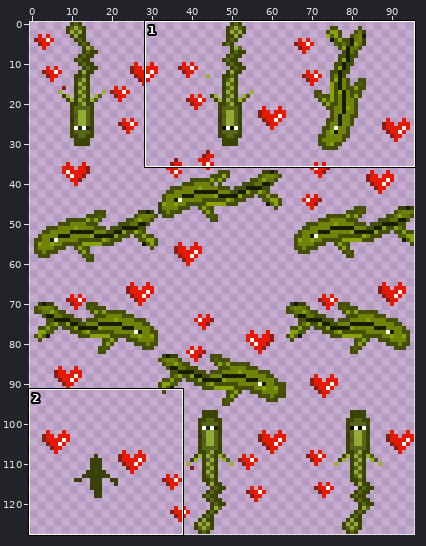
Sprite sheet, stored at public/assets/player.png. Above: a wide view before the commit, with the close-up outlined.
Close-up. Before:
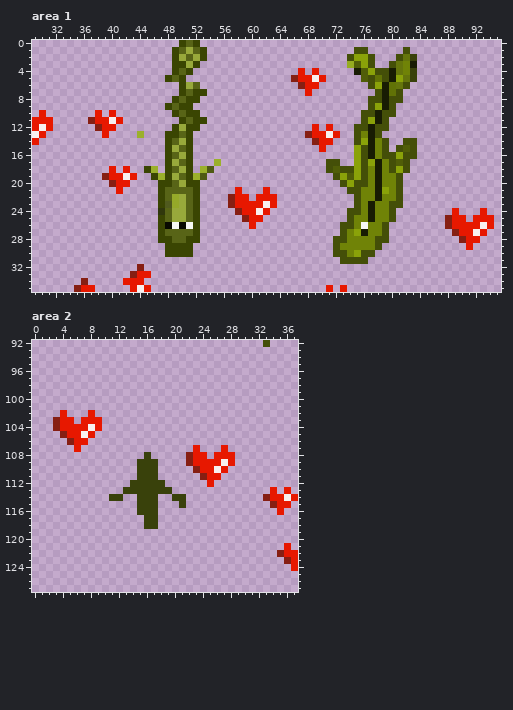
The file is 96x128 pixels. Colours within 5 levels of each other are drawn and written as one. Shown: area 1: x 29..95, y 0..35; area 2: x 0..37, y 92..127.
New version:
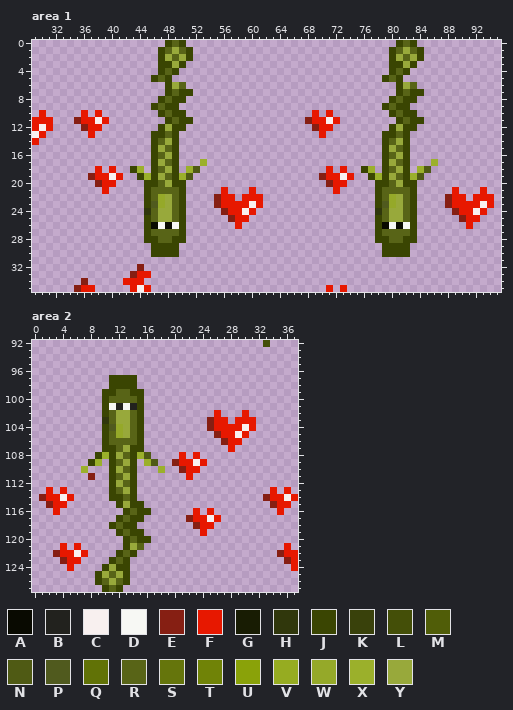
Palette (. is transparent): A #090a01  B #22221e  C #f8f0ef  D #f7f8f4  E #861f13  F #e71800  G #181c03  H #30370c  J #3a4502  K #39410b  L #444f08  M #505d08  N #4f5a14  P #505a1e  Q #617206  R #586417  S #65750c  T #708307  U #8aa209  V #96ac21  W #95a929  X #9bb02b  Y #98a93b
Author's note on the commit: total fertiger knicki
From old to new:
Changed rows in their new state; - is an unchanged pixel.
Area 1:
first column x 35:
 0 -------------JR-..----------------------------JRJ-----------
 1 ------------JRY-J..---------------------..---JRYRJ----------
 2 ------------JYR-J..--------------------....--JYRYJ----------
 3 ------------JJY-..---------------------....--JJYJ-----------
 4 ------------JR-..---------------.-.-----.....JRJ.-----------
 5 -----------JR-..---------------.....-----...JRJ..-----------
 6 -------------JYR..--------------...-------....JYR-----------
 7 -------------JR-J..--------------.---------...JRJJ----------
 8 ------------JR-J..------------------------...JRJJ-----------
 9 -----------JR-J..-------------------------..JRJJ------------
10 -F---.------JR-J..----------------F-F----....JRJJ-----------
11 EFFC-..------JR-J..--------------EFFCF---....-JRJJ----------
12 -EFF..------JY-J..----------------EF----.....JYJJ-----------
13 --F-.----.-JJR-..----------------..-..--....JJRJ------------
14 -----------JRYJ..-----------------...---....JRYJ.-----------
15 -----------JYRJ..------------------.----....JYRJ.-----------
16 -----------JRYJ..-----------------------....JRYJ.-----------
17 -----------JYRJ..-X-.---------------..--....JYRJ---X--------
18 ---F---.JX.JRYJ.XN..----------------F.F..JX.JRYJ-XN---------
19 --EFFC-..JX-YRJXN..----------------EFFCF..JXJYRJXN----------
20 ---EFF..--JJRYJJ..------------------EFF....JJRYJJ-----------
21 ----F-.---JRR--J..---F-.-F-.---------F-....JRRRRJ-----F---F-
22 ----------JRWYRJ..--EFF.-F-..-----------...JRWYRJ----EFF-FFF
23 ----------JPWYRJ..--EFF--C-..-----------...JPWYRJ----EFFFFCF
24 ----------HRYYRJ..---EFFC-..-----------....HRYYRJ-----EFFC--
25 ----------JRYYRJ..----EFF..------------....JRYYRJ----..EF-..
26 ----------JAD--J..-----F-.------------.....JADADJ----...-...
27 ----------JRR--J..--------------------.....JRRRRJ-----.....-
28 ----------JJRRJJ..-------------------......JJRRJJ------...--
29 -----------JJ--..--------------------.......JJJJ--------.---
30 -----------JJ--..--------------------......-JJJJ------------
31 --------------------------------------....------------------
Area 2:
first column x 1:
 97 ----------JJJJ-----------------
 98 ----------JJJJ-----------------
 99 ---------JJRRJJ----------------
100 ---------JRRRRJ----------------
101 ---------JDBDBJ----------------
102 ---.---.-JRYYRJ----------F---F-
103 --...-...HRYYRJ---------EFF-FFF
104 --.......JPWYRJ---------EFFFFCF
105 ---.....-JRWYRJ----------EFFCF-
106 ----...--JRRRRJ-----------EFF--
107 -----.---JJRYJJ-------.---.F---
108 --------JXJYRJXN----F.-.-...---
109 -------JX-JRYJ.XN--EFFC-....---
110 ------X---JYRJ...X--EFF....----
111 -------E--JRYJ...----F-...-----
112 ----------JYRJ....------.------
113 -F-F------JRYJ.....------------
114 EFFCF-----JJRJ...--..----------
115 -EFF-------JYJJ..---.----------
116 --F---------JRJJ.-----F-F------
117 -----------JRJJ..----EFFCF-----
118 ----------JRJJ-..-----EFF------
119 -----------JRJJ--------F-------
120 ------------JRJJ---------------
121 ---F-F------JYR----------------
122 --EFFCF----JRJ-----------------
123 ---EFF----JRJ------------------
124 ----F----JYJJ------------------
125 --------JYRYJ------------------
126 --------JRYRJ------------------
127 ---------JRJ-------------------
